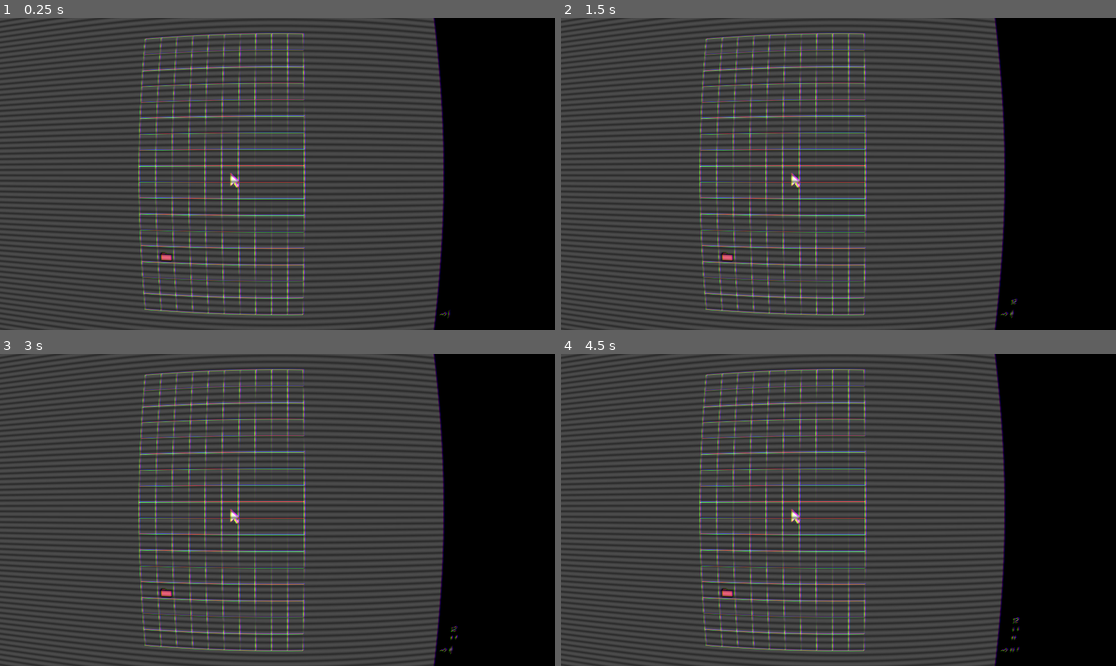
Above: before the commit, frames 1-4 (two rows, left to right).
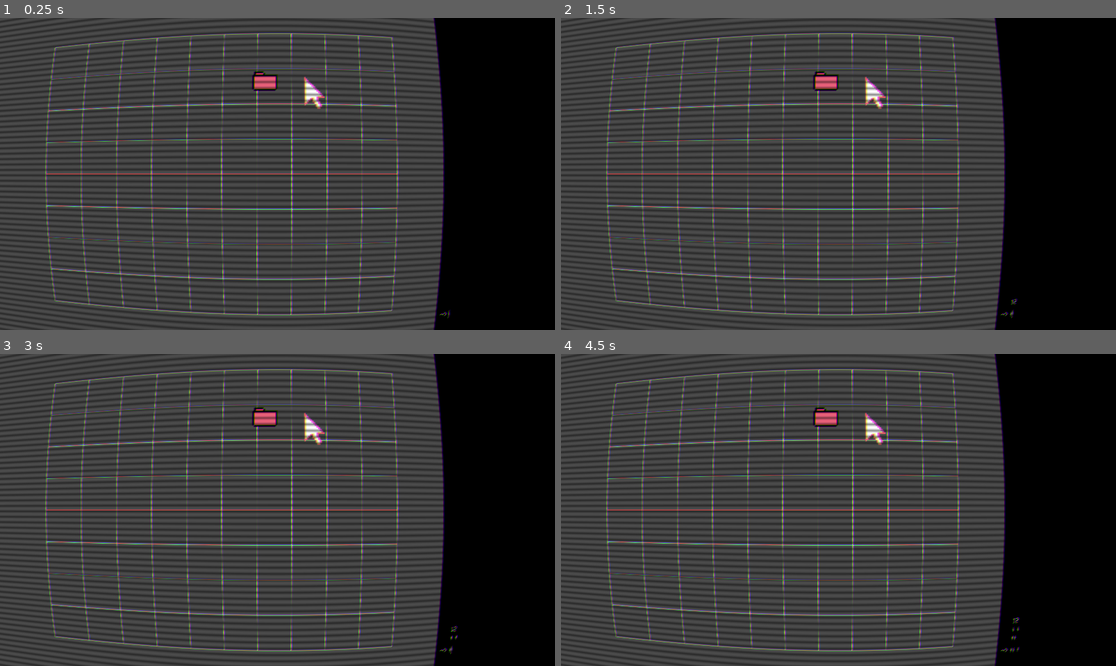
Above: after the commit, the same moments.

Repository: jwikiera/ggj23_root
Game: Godot game, scene res://Scenes/MainScene.tscn
The game is run twice, just before and just after one commit, with the same random seed, the same clock (stepped at 60 frames per second) and the same inputs. The engine's default icon, where the game draws it, is replaced by a stand-in: a white triangle on a blue panel in a dark square.
Inputs (mouse positions are in pixels of both pictures, inside the frame that each line leads up to):
- Up to frame 1 (0.25 s): no input
- Up to frame 2 (1.5 s): click (1071, 323) at 0.52 s; type "12" at 0.6 s; tap Enter at 1.25 s; hold Right (ui_right) from 1.28 s (still down); tap T at 1.35 s
- Up to frame 3 (3 s): tap Space at 2 s; release Right (ui_right) at 2.03 s; hold Down (console_down) 2.03-2.78 s; tap T at 2.1, 2.85 s; tap Enter at 2.75 s; hold Right (ui_right) from 2.78 s (still down)
- Up to frame 4 (4.5 s): tap Space at 3.5 s; release Right (ui_right) at 3.53 s; hold Up (console_up) 3.53-4.28 s; tap T at 3.6, 4.35 s; tap Enter at 4.25 s; hold Left (ui_left) from 4.28 s (still down)

The runs differ from the first frame. In frame 1, 10% of the frame differs, in the area x 8-72%, y 4-96%; in frame 2, 10%; in frame 3, 10%; in frame 4, 10%.

Commit message:
Jeu entièrement jouable avec mot de passe et privilège (manque zip)

Diff:
--- a/godot_project/Elements/Element.gd
+++ b/godot_project/Elements/Element.gd
@@ -77,6 +77,14 @@
 func setParent(_parent):
 	parent = _parent
 
+func delete():
+	#retirer du parent
+	parent.children.erase(self)
+#	for i in range(parent.children.size()):
+#		if parent.children[i]==self:
+#			parent.children...
+	#retirer de la scène et de la mémoire
+	queue_free()
 
 func print():
 	print(name_element)
--- a/godot_project/Elements/Folder.gd
+++ b/godot_project/Elements/Folder.gd
@@ -9,7 +9,7 @@
 var position_grid_parent :Vector2 #position dans la grille en tant que parent
 
 var cell_amount_x =10
-var cell_amount_y =17
+var cell_amount_y =8
 
 var grid = []
 
@@ -159,6 +159,7 @@
 
 
 func getElement(pos : Vector2)->Element:
+	print("Niveau : " + name_element)
 	for i in range(children.size()):
 		if children[i].position_grid==pos:
 			return children[i]
--- a/godot_project/Elements/PasswordFile.tscn
+++ b/godot_project/Elements/PasswordFile.tscn
@@ -1,7 +1,7 @@
 [gd_scene load_steps=3 format=2]
 
 [ext_resource path="res://Elements/PasswordFile.gd" type="Script" id=1]
-[ext_resource path="res://Elements/icons8-folder-64.png" type="Texture" id=2]
+[ext_resource path="res://Sprites/icon.png" type="Texture" id=2]
 
 [node name="PasswordFile" type="Node2D"]
 script = ExtResource( 1 )
--- a/godot_project/Player/Player.gd
+++ b/godot_project/Player/Player.gd
@@ -80,6 +80,6 @@
 func add_checkpoint():
 	nb_checkpoints+=1
 
-func add_priviledge(level):
+func add_privilege(level):
 	if level>priviledge_level:
 		priviledge_level=level
--- a/godot_project/Scripts/Commands.gd
+++ b/godot_project/Scripts/Commands.gd
@@ -2,7 +2,7 @@
 
 
 signal move(direction)
-signal change_dir(folder, is_parent)
+signal change_dir(folder, is_parent, password)
 signal unzip(folder)
 signal download(element)
 
@@ -46,15 +46,15 @@
 	if element!=null and element.type==Element.Type.CHECKPOINT_FILE:
 		Globals.player.add_checkpoint()
 		Globals.console.send_log("YELLOW:Checkpoint added")
-		element.queue_free()
+		element.delete()
 	elif element!=null and element.type==Element.Type.PASSWORD:
 		Globals.player.add_password(element.password_content)
-		Globals.console.send_log("YELLOW:Password " + element.password_content + " added")
-		element.queue_free()
+		Globals.console.send_log("YELLOW:Password " + Globals.passwords_dictionnary[element.password_content] + " added")
+		element.delete()
 	elif element!=null and element.type==Element.Type.PRIVILEDGE:
 		Globals.player.add_privilege(element.priviledge_level)
 		Globals.console.send_log("YELLOW:Privilege added")
-		element.queue_free()
+		element.delete()
 	else:
 		#pas sur un dossier
 		Globals.console.send_log("RED:Not a file")
@@ -62,26 +62,32 @@
 func command_passwords():
 	Globals.console.send_log("YELLOW:Known passwords:")
 	for i in range(Globals.player.list_passwords.size()):
-		Globals.console.send_log("YELLOW:"+Globals.player.list_passwords[i])
+		Globals.console.send_log("YELLOW:"+Globals.passwords_dictionnary[Globals.player.list_passwords[i]])
 	if Globals.player.list_passwords.size()==0:
 		Globals.console.send_log("YELLOW:<No known passwords>")
 
-func command_cd():
+func command_cd(password:String):
 	#Globals.console.send_log("CD @ (%d, %d)" % [Globals.player_coords.x, Globals.player_coords.y])
 	#check s'il y a un dossier à la pos du joueur
 	var element = Globals.current_folder.getElement(Globals.player_coords)
 
 	if element!=null and element.type==Element.Type.FOLDER:
 		if true:#check privilèges
-			if true:#check mot de passe
+#			print("1." + element.password_access)
+#			if element.password_access!="":
+#				print("2." + Globals.passwords_dictionnary[element.password_access])
+#			print("3." + password)
+			if element.password_access=="" or Globals.passwords_dictionnary[element.password_access]==password.to_upper():#check mot de passe
 				if true: #zip
 					#si ok, changer de folder
 					emit_signal("change_dir", element, element==Globals.current_folder.parent)
 					Globals.console.send_log("YELLOW:Changed directory")
 				else:
 					Globals.console.send_log("YELLOW:Unzip before accessing")
+			elif password=="":
+				Globals.console.send_log("RED:Password required")
 			else:
-				Globals.console.send_log("RED:Password required")
+				Globals.console.send_log("RED:Password incorrect")
 		else:
 			Globals.console.send_log("RED:Access denied")
 			Globals.console.send_log("RED:Higher privileges required")
@@ -89,6 +95,9 @@
 		#pas sur un dossier
 		Globals.console.send_log("YELLOW:Not a directory")
 
+func command_get_folder():
+	Globals.console.send_log("YELLOW:"+Globals.current_folder.name_element)
+	print("Folder : " +Globals.current_folder.name_element)
 
 func command_toggle_cursor():
 	Globals.player.toggle_texture()
--- a/godot_project/Scripts/Console.gd
+++ b/godot_project/Scripts/Console.gd
@@ -78,19 +78,24 @@
 	input_node.clear()
 
 	var tlower: String = new_text.to_lower()
+	var splitted_tlower = tlower.split(" ")
+	tlower = splitted_tlower[0]
+	var info1 = ""
+	if splitted_tlower.size()>1:
+		info1=splitted_tlower[1]
 
 	if tlower == "exit":
 		Commands.command_exit()
-	elif tlower == "move up":
+	elif tlower == "top":
 		Commands.command_up()
-	elif tlower == "move down":
+	elif tlower == "down":
 		Commands.command_down()
-	elif tlower == "move left":
+	elif tlower == "left":
 		Commands.command_left()
-	elif tlower == "move right":
+	elif tlower == "right":
 		Commands.command_right()
 	elif tlower == "cd":
-		Commands.command_cd()
+		Commands.command_cd(info1)
 	elif tlower == "cursor":
 		Commands.command_toggle_cursor()
 	elif tlower == "passwords":
@@ -99,6 +104,8 @@
 		Commands.command_unzip()
 	elif tlower == "download":
 		Commands.command_download()
+	elif tlower == "folder":
+		Commands.command_get_folder()
 
 
 func get_color(command: String) -> Color:
--- a/godot_project/Scripts/MainScene.gd
+++ b/godot_project/Scripts/MainScene.gd
@@ -20,7 +20,8 @@
 	add_child(Globals.console)
 	add_child(Globals.player)
 
-	Globals.player_coords = Vector2(int(Globals.current_folder.cell_amount_x / 2), int(Globals.current_folder.cell_amount_y / 2))
+
+	Globals.player_coords = Globals.get_position_randomly(Globals.current_folder)
 	Globals.player.set_position(GridUtils.get_physical_coords_of_grid_index(Globals.current_folder, Globals.player_coords))
 	GridUtils.scale_sprite_node(Globals.player.get_node("Sprite"), Globals.current_folder)
 	GridUtils.compensate_scale_pos(Globals.player.get_node("Sprite"), Globals.current_folder)
@@ -48,6 +49,9 @@
 	remove_child(Globals.player)
 	Globals.current_folder.initialize_scene(self)
 	add_child(Globals.player)
+
+	# retirer mot de passe
+	Globals.current_folder.password_access=""
 
 	#placer joueur au bon endroit (étape 2 et fin)
 	Globals.player.set_position(GridUtils.get_physical_coords_of_grid_index(Globals.current_folder, Globals.player_coords))
--- a/godot_project/Singletons/Globals.gd
+++ b/godot_project/Singletons/Globals.gd
@@ -27,6 +27,8 @@
 	"YELLOW": Color(1, 1, 0),
 	"WHITE": Color(1, 1, 1)
 }
+
+var passwords_dictionnary
 
 
 func _ready():
@@ -38,9 +40,10 @@
 	player = load("res://Player/Player.tscn").instance()
 	#print(console_font.size)
 	root = load("res://Elements/Folder.tscn").instance()
-	root.Initialize(null, Vector2(0,0), Element.Type.FOLDER, Element.Protection.ROUGE, "password1")
+	root.Initialize(null, Vector2(0,0), Element.Type.FOLDER, Element.Protection.ROUGE, "password4")
 	root.name="root"
 	generate_sous_dossier(root)
+	generate_passwords_dictionnary()
 	#current_folder.initialize_scene()
 
 	#current_folder.initialize_scene(self)
@@ -48,7 +51,6 @@
 
 func _process(delta):
 	timer_principal -= delta
-	print(Globals.print_timer())
 
 	if timer_principal<=0:
 		game_over()
@@ -71,7 +73,7 @@
 # CREATION DE LA MAP
 ###########################
 
-func set_position_randomly(folder) -> Vector2:
+func get_position_randomly(folder) -> Vector2:
 	#retourne aléatoirement une position vide de la grille
 	var espace_libre=false
 	var pos:Vector2
@@ -95,18 +97,23 @@
 						protection,
 						password,
 						is_zipped)
-	child.position_grid = set_position_randomly(dossier)
-	child.position_grid_parent = set_position_randomly(dossier)
-
-func generate_sous_dossier(dossier, level:int=7):
-	if level==7:
+	child.position_grid = get_position_randomly(dossier)
+	child.position_grid_parent = get_position_randomly(dossier)
+
+func generate_sous_dossier(dossier, level:int=8):
+	if level==8:
+		# DOSSIER 1 (Suite du chemin)
+		addFolder(dossier, Vector2(0,0), Element.Protection.ROUGE, "password5")
+		generate_sous_dossier(dossier.lastChildren(), level-1)
+
+	elif level==7:
 		# DOSSIER 1 (Password)
-		addFolder(dossier, Vector2(0,0), Element.Protection.ROUGE, "password2")
-		dossier.lastChildren().addPassword(Vector2(0,0),"password1")
+		addFolder(dossier, Vector2(0,0), Element.Protection.ROUGE, "password6", true)
+		dossier.lastChildren().addPassword(Vector2(0,0),"password4")
 
 		# DOSSIER 2 (Password)
 		addFolder(dossier, Vector2(0,0), Element.Protection.ROUGE)
-		dossier.lastChildren().addPassword(Vector2(0,0),"password2")
+		dossier.lastChildren().addPassword(Vector2(0,0),"password6")
 
 		# DOSSIER 3 (Vide)
 		addFolder(dossier, Vector2(0,0), Element.Protection.ROUGE)
@@ -115,7 +122,7 @@
 		addFolder(dossier, Vector2(0,0), Element.Protection.ROUGE)
 
 		# DOSSIER 5 (Suite du chemin)
-		addFolder(dossier, Vector2(0,0), Element.Protection.ROUGE, "password4")
+		addFolder(dossier, Vector2(0,0), Element.Protection.ROUGE, "password3")
 		generate_sous_dossier(dossier.lastChildren(), level-1)
 
 	elif level==6:
@@ -124,15 +131,16 @@
 		#dossier.lastChildren().addTuto(<Alias>)
 
 		# DOSSIER 2 (TUTO LOOP)
-		addFolder(dossier, Vector2(0,0), Element.Protection.ORANGE, "password3")
+		addFolder(dossier, Vector2(0,0), Element.Protection.ORANGE, "password2", true)
 		#dossier.lastChildren().addTuto(<Loop>)
 
 		# DOSSIER 3 (CHECKPOINT)
-		addFolder(dossier, Vector2(0,0), Element.Protection.ORANGE)
+		addFolder(dossier, Vector2(0,0), Element.Protection.ORANGE, "", true)
 		dossier.lastChildren().addCheckpointFile(Vector2(0,0))
 
-		# DOSSIER 4 (Vide)
-		addFolder(dossier, Vector2(0,0), Element.Protection.ORANGE)
+		# DOSSIER 4 (Mot de passe)
+		addFolder(dossier, Vector2(0,0), Element.Protection.ORANGE, "", true)
+		dossier.lastChildren().addPassword(Vector2(0,0),"password5")
 
 		# DOSSIER 5 (Suite du chemin)
 		addFolder(dossier, Vector2(0,0), Element.Protection.ORANGE)
@@ -140,14 +148,14 @@
 
 	elif level==5:
 		# DOSSIER 1 (TUTO CHECKPOINT)
-		addFolder(dossier, Vector2(0,0), Element.Protection.ORANGE)
+		addFolder(dossier, Vector2(0,0))
 		#dossier.lastChildren().addTuto(<Checkpoint>)
 
 		# DOSSIER 2 (Vide )
-		addFolder(dossier, Vector2(0,0), Element.Protection.ORANGE)
+		addFolder(dossier, Vector2(0,0))
 
 		# DOSSIER 3 (Privilège rouge)
-		addFolder(dossier, Vector2(0,0), Element.Protection.ORANGE)
+		addFolder(dossier, Vector2(0,0))
 		dossier.lastChildren().addPriviledge(Vector2(0,0), Element.Protection.ROUGE, Element.Protection.ORANGE)
 
 		# DOSSIER 4 (Mot de passe)
@@ -155,20 +163,21 @@
 		dossier.lastChildren().addPassword(Vector2(0,0), "password3", Element.Protection.ORANGE)
 
 		# DOSSIER 5 (Suite du chemin)
-		addFolder(dossier, Vector2(0,0), Element.Protection.ORANGE)
+		addFolder(dossier, Vector2(0,0), Element.Protection.JAUNE, "password1")
 		generate_sous_dossier(dossier.lastChildren(), level-1)
 
 	elif level==4:
 		# DOSSIER 1 (Privilège orange)
 		addFolder(dossier, Vector2(0,0), Element.Protection.JAUNE, "", true)
 		dossier.lastChildren().addPriviledge(Vector2(0,0), Element.Protection.ORANGE)
-
-		# DOSSIER 2 (Mot de passe )
-		addFolder(dossier, Vector2(0,0))
-		dossier.lastChildren().addPassword(Vector2(0,0), "password4")
+		#dossier.lastChildren().addTuto(<Priviledge>)
+
+		# DOSSIER 2 (Mot de passe)
+		addFolder(dossier, Vector2(0,0), Element.Protection.ORANGE)
+		dossier.lastChildren().addPassword(Vector2(0,0), "password2")
 
 		# DOSSIER 3 (Tuto Remove)
-		addFolder(dossier, Vector2(0,0))
+		addFolder(dossier, Vector2(0,0), Element.Protection.ORANGE)
 		#dossier.lastChildren().addTuto(<Remove>)
 
 		# DOSSIER 4 (Tuto back)
@@ -176,14 +185,13 @@
 		#dossier.lastChildren().addTuto(<Back>)
 
 		# DOSSIER 5 (Suite du chemin)
-		addFolder(dossier, Vector2(0,0), Element.Protection.JAUNE, "password5")
+		addFolder(dossier, Vector2(0,0))
 		generate_sous_dossier(dossier.lastChildren(), level-1)
 
 	elif level==3:
 		# DOSSIER 1 (Password)
 		addFolder(dossier, Vector2(0,0))
-		dossier.lastChildren().addPassword(Vector2(0,0), Element.Protection.JAUNE, "password5")
-		#dossier.lastChildren().addTuto(<Password>)
+		dossier.lastChildren().addPassword(Vector2(0,0), "password1" )
 
 		# DOSSIER 2 (Tuto Tab)
 		addFolder(dossier, Vector2(0,0))
@@ -229,3 +237,16 @@
 		minutes_txt = "0"+str(minutes)
 
 	return minutes_txt+":"+secondes_txt
+
+func generate_passwords_dictionnary():
+	passwords_dictionnary = {}
+	for i in range(10):
+		passwords_dictionnary["password"+str(i)]= generate_random_password()
+
+func generate_random_password()->String:
+	var pw =""
+	var alphabet = ["a","b","c","d","e","f","g","h","i","j","k","l","m","n","o","p","q","r","s","t","u","v","w","x","y","z"]
+	for i in range(5):
+		var n = randi() % 25
+		pw += alphabet[n]
+	return pw.to_upper()
